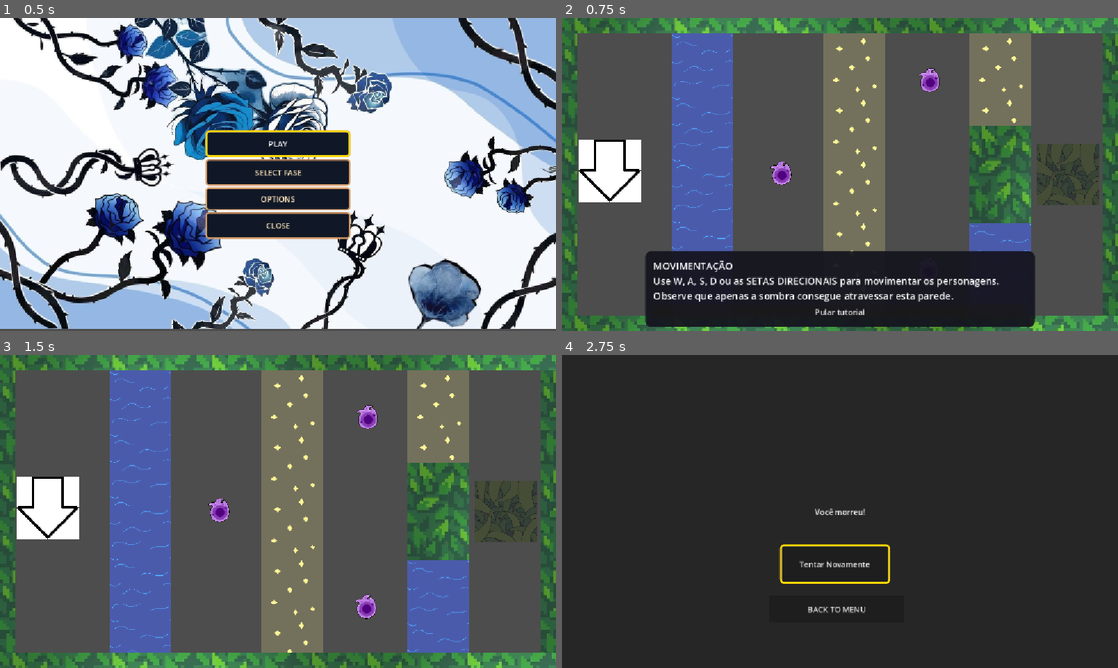
Above: before the commit, frames 1-4 (two rows, left to right).
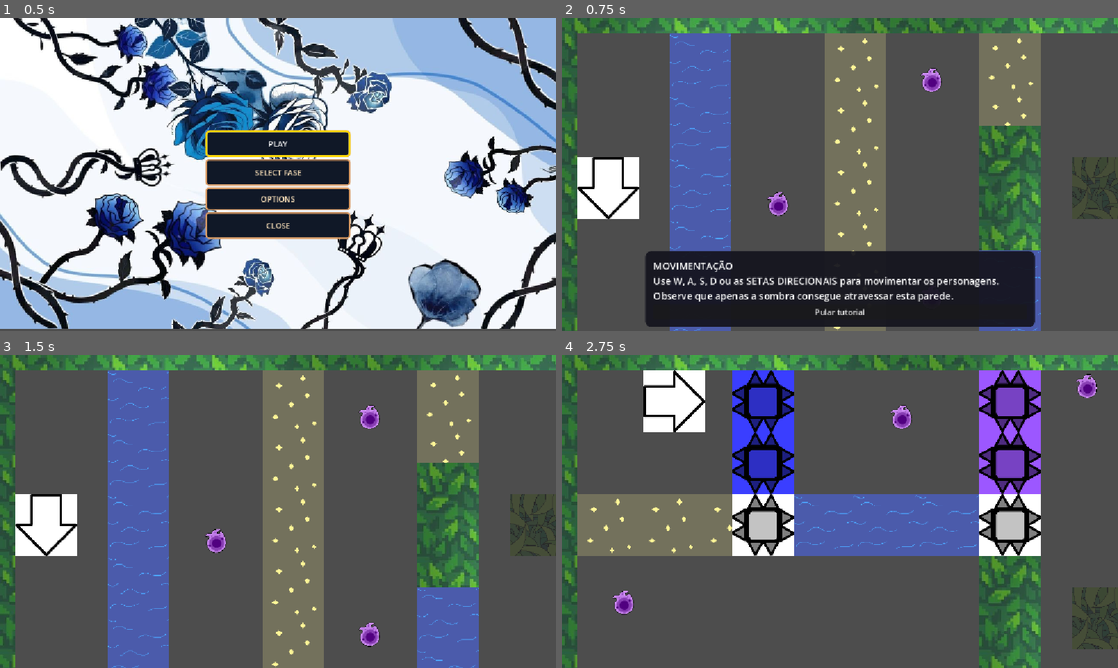
Above: after the commit, the same moments.

Repository: Equipe-Plasma/Switch-Shadow
Game: Godot game, scene res://menu/menu_principal/menu_principal.tscn
Two runs of this game, one before a commit and one after it. Both use one fixed random seed, a clock stepped at 60 frames per second and the inputs below.
Inputs:
- Up to frame 1 (0.5 s): no input
- Up to frame 2 (0.75 s): click "PLAY" at 0.5 s
- Up to frame 3 (1.5 s): click "Pular tutorial" at 1.25 s
- Up to frame 4 (2.75 s): tap Enter (proxima_fase) at 2 s; hold D (mover_direita) from 2.03 s (still down); hold Enter (proxima_fase) from 2.03 s (still down)

Frame 1 is identical in both runs. In frame 2, 15% of the frame differs, in the area x 0-100%, y 4-100%; in frame 3, 19%; in frame 4, 99%, in the area x 0-100%, y 0-100%.

Commit message:
Corrigir tamanho da tela

Diff:
--- /dev/null
+++ b/editor/tileMap/tile_map_layer.tscn
@@ -0,0 +1,9 @@
+[gd_scene format=3 uid="uid://dog8wvs0dxq3f"]
+
+[ext_resource type="Texture2D" uid="uid://bvnjxjr2krpva" path="res://assets/tileSets/chao.png" id="1_848ot"]
+
+[node name="TileMapLayer" type="TileMapLayer" unique_id=1673341342]
+
+[node name="Chao" type="Sprite2D" parent="." unique_id=1753853530]
+position = Vector2(32, 32)
+texture = ExtResource("1_848ot")
--- a/fase/fase 1/fase_1.tscn
+++ b/fase/fase 1/fase_1.tscn
@@ -17,68 +17,69 @@
 script = ExtResource("1_eb6rn")
 
 [node name="ParedeBloqueiaPlayer" parent="." unique_id=87217196 instance=ExtResource("4_ge8mc")]
-position = Vector2(291, 324)
-tamanho = Vector2(128, 584)
+position = Vector2(286.99997, 351.99997)
+tamanho = Vector2(128, 640)
 
 [node name="ParedeBloqueiaPlayer2" parent="." unique_id=1151557831 instance=ExtResource("4_ge8mc")]
-position = Vector2(908, 520)
+position = Vector2(928, 576)
 tamanho = Vector2(128, 192)
 
 [node name="MenuPausa" parent="." unique_id=1672884906 instance=ExtResource("11_01sd7")]
 
 [node name="PortalSaida" parent="." unique_id=1057710737 instance=ExtResource("12_01sd7")]
-position = Vector2(1048, 324)
-
-[node name="ParedeSuperior" parent="." unique_id=925734375 instance=ExtResource("10_01sd7")]
-position = Vector2(576, 16)
-collision_mask = 257
-tamanho = Vector2(1152, 32)
-
-[node name="ParedeInferior" parent="." unique_id=798641860 instance=ExtResource("10_01sd7")]
-position = Vector2(576, 632)
-collision_mask = 257
-tamanho = Vector2(1152, 32)
-
-[node name="ParedeEsquerda" parent="." unique_id=2053857815 instance=ExtResource("10_01sd7")]
-position = Vector2(16, 324)
-collision_mask = 257
-tamanho = Vector2(32, 584)
-
-[node name="ParedeDireita" parent="." unique_id=908784397 instance=ExtResource("10_01sd7")]
-position = Vector2(1136, 324)
-collision_mask = 257
-tamanho = Vector2(32, 584)
+position = Vector2(1120, 352)
 
 [node name="Parede" parent="." unique_id=867730286 instance=ExtResource("10_01sd7")]
-position = Vector2(908, 324)
-tamanho = Vector2(128, 200)
+position = Vector2(928, 352)
+tamanho = Vector2(128, 256)
 
 [node name="Sombra" parent="." unique_id=1092208446 instance=ExtResource("3_68bho")]
-position = Vector2(99, 316)
+position = Vector2(96, 352)
 textura_frente = ExtResource("3_nitit")
 textura_costas = ExtResource("4_13r4u")
 
 [node name="Player" parent="." unique_id=2008145688 instance=ExtResource("2_hffw0")]
-position = Vector2(99, 316)
+position = Vector2(96, 352)
 textura_frente = ExtResource("3_nitit")
 textura_costas = ExtResource("4_13r4u")
 
 [node name="Item" parent="." unique_id=1168481889 instance=ExtResource("10_0r7j3")]
-position = Vector2(455, 320)
+position = Vector2(448, 384)
 
 [node name="Item2" parent="." unique_id=1003667387 instance=ExtResource("10_0r7j3")]
-position = Vector2(759, 520)
+position = Vector2(766, 578)
 
 [node name="Item3" parent="." unique_id=720673298 instance=ExtResource("10_0r7j3")]
-position = Vector2(762, 128)
+position = Vector2(766, 128)
 
 [node name="ParedeBloqueiaSombra" parent="." unique_id=1779242448 instance=ExtResource("5_8t630")]
-position = Vector2(605, 324)
-tamanho = Vector2(128, 584)
+position = Vector2(608, 351.99997)
+tamanho = Vector2(128, 640)
 
 [node name="ParedeBloqueiaSombra2" parent="." unique_id=1022167895 instance=ExtResource("5_8t630")]
-position = Vector2(908, 128)
-tamanho = Vector2(128, 192)
+position = Vector2(928, 127.99999)
+scale = Vector2(1, 0.9504766)
+tamanho = Vector2(128, 202)
 
 [node name="TutorialInterativo" type="CanvasLayer" parent="." unique_id=521553675]
 script = ExtResource("12_ub1qc")
+
+[node name="ParedeSuperior" parent="." unique_id=925734375 instance=ExtResource("10_01sd7")]
+position = Vector2(640, 16)
+collision_mask = 257
+tamanho = Vector2(1280, 32)
+
+[node name="ParedeInferior" parent="." unique_id=869608408 instance=ExtResource("10_01sd7")]
+position = Vector2(640, 688)
+collision_mask = 257
+tamanho = Vector2(1280, 32)
+
+[node name="ParedeEsquerda" parent="." unique_id=2018894112 instance=ExtResource("10_01sd7")]
+position = Vector2(16, 352)
+collision_mask = 257
+tamanho = Vector2(32, 704)
+
+[node name="ParedeDireita" parent="." unique_id=1205848306 instance=ExtResource("10_01sd7")]
+position = Vector2(1264, 352)
+collision_mask = 257
+tamanho = Vector2(32, 704)
--- a/fase/fase 2/fase_2.tscn
+++ b/fase/fase 2/fase_2.tscn
@@ -24,77 +24,77 @@
 
 [node name="PortalSaida" parent="." unique_id=1057710737 instance=ExtResource("10_h04fk")]
 visibility_layer = 25
-position = Vector2(1009, 552)
+position = Vector2(1120, 544)
 
 [node name="Espinho" parent="." unique_id=1607689019 instance=ExtResource("12_xq10f")]
-position = Vector2(321, 96)
+position = Vector2(416, 96)
 tipo = 1
 
 [node name="Espinho2" parent="." unique_id=383088380 instance=ExtResource("12_xq10f")]
-position = Vector2(321, 224)
+position = Vector2(416, 224)
 tipo = 1
 
 [node name="Espinho3" parent="." unique_id=1267501935 instance=ExtResource("12_xq10f")]
-position = Vector2(321, 352)
+position = Vector2(416, 352)
 
 [node name="Espinho4" parent="." unique_id=1117738981 instance=ExtResource("12_xq10f")]
-position = Vector2(833, 96)
+position = Vector2(928, 96)
 tipo = 2
 
 [node name="Espinho5" parent="." unique_id=1799746374 instance=ExtResource("12_xq10f")]
-position = Vector2(833, 224)
+position = Vector2(928, 224)
 tipo = 2
 
 [node name="ParedeGeral5" parent="." unique_id=1712056793 instance=ExtResource("14_wvv7m")]
-position = Vector2(833, 516)
-tamanho = Vector2(128, 200)
+position = Vector2(928, 544)
+tamanho = Vector2(128, 256)
 
 [node name="Espinho6" parent="." unique_id=590456572 instance=ExtResource("12_xq10f")]
-position = Vector2(833, 352)
+position = Vector2(928, 352)
 
 [node name="ParedeBloqueiaPlayer" parent="." unique_id=2114099946 instance=ExtResource("7_67a0w")]
-position = Vector2(577.00006, 352.00003)
+position = Vector2(672, 352.00003)
 tamanho = Vector2(384, 128)
 
 [node name="ParedeSuperior" parent="." unique_id=925734375 instance=ExtResource("14_wvv7m")]
-position = Vector2(576, 16)
+position = Vector2(640, 16)
 collision_mask = 257
-tamanho = Vector2(1152, 32)
+tamanho = Vector2(1280, 32)
 
 [node name="ParedeInferior" parent="." unique_id=308745309 instance=ExtResource("14_wvv7m")]
-position = Vector2(576, 632)
+position = Vector2(640, 688)
 collision_mask = 257
-tamanho = Vector2(1152, 32)
+tamanho = Vector2(1280, 32)
 
 [node name="ParedeEsquerda" parent="." unique_id=1132105718 instance=ExtResource("14_wvv7m")]
-position = Vector2(16, 324)
+position = Vector2(16, 352)
 collision_mask = 257
-tamanho = Vector2(32, 584)
+tamanho = Vector2(32, 704)
 
 [node name="ParedeDireita" parent="." unique_id=434508186 instance=ExtResource("14_wvv7m")]
-position = Vector2(1136, 324)
+position = Vector2(1264, 352)
 collision_mask = 257
-tamanho = Vector2(32, 584)
+tamanho = Vector2(32, 704)
 
 [node name="Sombra" parent="." unique_id=1092208446 instance=ExtResource("2_wljo7")]
-position = Vector2(103, 103)
+position = Vector2(96, 96)
 textura_frente = ExtResource("3_jdyb1")
 textura_costas = ExtResource("4_783b1")
 
 [node name="Player" parent="." unique_id=2008145688 instance=ExtResource("2_s3f3q")]
-position = Vector2(103, 103)
+position = Vector2(96, 96)
 textura_frente = ExtResource("3_jdyb1")
 textura_costas = ExtResource("4_783b1")
 
 [node name="ParedeBloqueiaSombra" parent="." unique_id=87217196 instance=ExtResource("8_iaody")]
-position = Vector2(145, 352)
-tamanho = Vector2(224, 128)
+position = Vector2(192, 352)
+tamanho = Vector2(320, 128)
 
 [node name="Item" parent="." unique_id=1168481889 instance=ExtResource("12_wvv7m")]
-position = Vector2(145, 526)
+position = Vector2(128, 512)
 
 [node name="Item2" parent="." unique_id=1139266663 instance=ExtResource("12_wvv7m")]
-position = Vector2(580, 165)
+position = Vector2(704, 128)
 
 [node name="Item3" parent="." unique_id=105084357 instance=ExtResource("12_wvv7m")]
-position = Vector2(1010, 94)
+position = Vector2(1088, 64)
--- a/fase/fase 3/fase_3.tscn
+++ b/fase/fase 3/fase_3.tscn
@@ -16,42 +16,23 @@
 [node name="Fase3" type="Node2D" unique_id=1904190499]
 script = ExtResource("1_juws0")
 
-[node name="ParedeSuperior" parent="." unique_id=925734375 instance=ExtResource("7_186fb")]
-position = Vector2(576, 16)
+[node name="Parede1" parent="." unique_id=568618381 instance=ExtResource("7_186fb")]
+position = Vector2(928, 448)
 collision_mask = 257
-tamanho = Vector2(1152, 32)
-
-[node name="ParedeInferior" parent="." unique_id=1291424496 instance=ExtResource("7_186fb")]
-position = Vector2(576, 632)
-collision_mask = 257
-tamanho = Vector2(1152, 32)
-
-[node name="ParedeEsquerda" parent="." unique_id=1606992427 instance=ExtResource("7_186fb")]
-position = Vector2(16, 324)
-collision_mask = 257
-tamanho = Vector2(32, 584)
-
-[node name="ParedeDireita" parent="." unique_id=1324156465 instance=ExtResource("7_186fb")]
-position = Vector2(1136, 324)
-collision_mask = 257
-tamanho = Vector2(32, 584)
-
-[node name="Parede1" parent="." unique_id=568618381 instance=ExtResource("7_186fb")]
-position = Vector2(800, 388)
-collision_mask = 257
-tamanho = Vector2(128, 455)
+tamanho = Vector2(128, 448)
 
 [node name="MenuPausa" parent="." unique_id=1997559192 instance=ExtResource("11_bc3se")]
 
 [node name="Parede" parent="." unique_id=2073804678 instance=ExtResource("7_186fb")]
-position = Vector2(352, 260)
-tamanho = Vector2(128, 455)
+position = Vector2(352, 256)
+tamanho = Vector2(128, 448)
 
 [node name="ParedeBloqueiaPlayer" parent="." unique_id=789711005 instance=ExtResource("9_xrg14")]
-position = Vector2(800, 96)
+position = Vector2(928, 128)
+tamanho = Vector2(128, 192)
 
 [node name="Sombra_reversa" parent="." unique_id=1092208446 instance=ExtResource("7_jt35t")]
-position = Vector2(576, 324)
+position = Vector2(640, 352)
 
 [node name="PortalSaida" parent="." unique_id=1057710737 instance=ExtResource("11_ivr6t")]
 z_index = -1
@@ -59,31 +40,52 @@
 collision_mask = 3
 
 [node name="Item" parent="." unique_id=1168481889 instance=ExtResource("10_cckmw")]
-position = Vector2(160, 552)
+position = Vector2(128, 576)
 
 [node name="Item2" parent="." unique_id=1207616730 instance=ExtResource("10_cckmw")]
-position = Vector2(1006, 96)
+position = Vector2(1088, 64)
 
 [node name="Item3" parent="." unique_id=374578047 instance=ExtResource("10_cckmw")]
-position = Vector2(992, 513)
+position = Vector2(1088, 512)
 
 [node name="TelaVitoria" parent="." unique_id=62974723 instance=ExtResource("12_rnj18")]
 visible = false
 
 [node name="Player" parent="." unique_id=2008145688 instance=ExtResource("2_u8cfy")]
-position = Vector2(576, 324)
+position = Vector2(640, 352)
 textura_frente = ExtResource("3_wbtp5")
 textura_costas = ExtResource("4_mtigs")
 
 [node name="ParedeBloqueiaSombra" parent="." unique_id=87217196 instance=ExtResource("8_rnj18")]
-position = Vector2(352, 552)
+position = Vector2(352, 578)
+tamanho = Vector2(128, 196)
 
 [node name="ParedeBloqueiaSombra3" parent="." unique_id=110927228 instance=ExtResource("8_rnj18")]
-position = Vector2(160, 324)
+position = Vector2(160, 352)
 tamanho = Vector2(256, 128)
 
 [node name="ParedeBloqueiaSombra2" parent="." unique_id=1931084029 instance=ExtResource("8_rnj18")]
-position = Vector2(992, 324.00003)
+position = Vector2(1120, 352)
 tamanho = Vector2(256, 128)
 
+[node name="ParedeSuperior" parent="." unique_id=925734375 instance=ExtResource("7_186fb")]
+position = Vector2(640, 16)
+collision_mask = 257
+tamanho = Vector2(1280, 32)
+
+[node name="ParedeInferior" parent="." unique_id=126283360 instance=ExtResource("7_186fb")]
+position = Vector2(640, 688)
+collision_mask = 257
+tamanho = Vector2(1280, 32)
+
+[node name="ParedeEsquerda" parent="." unique_id=12367728 instance=ExtResource("7_186fb")]
+position = Vector2(16, 352)
+collision_mask = 257
+tamanho = Vector2(32, 704)
+
+[node name="ParedeDireita" parent="." unique_id=464818119 instance=ExtResource("7_186fb")]
+position = Vector2(1264, 352)
+collision_mask = 257
+tamanho = Vector2(32, 704)
+
 [connection signal="body_entered" from="PortalSaida" to="." method="_on_portal_saida_body_entered"]
--- a/fase/fase 4/fase_4.tscn
+++ b/fase/fase 4/fase_4.tscn
@@ -16,35 +16,19 @@
 [node name="Fase4" type="Node2D" unique_id=1904190499]
 script = ExtResource("1_pbl0i")
 
-[node name="ParedeSuperior" parent="." unique_id=925734375 instance=ExtResource("5_f4jru")]
-position = Vector2(576, 16)
-tamanho = Vector2(1152, 32)
-
-[node name="ParedeInferior" parent="." unique_id=1291424496 instance=ExtResource("5_f4jru")]
-position = Vector2(576, 632)
-tamanho = Vector2(1152, 32)
-
-[node name="ParedeEsquerda" parent="." unique_id=1606992427 instance=ExtResource("5_f4jru")]
-position = Vector2(16, 324)
-tamanho = Vector2(32, 584)
-
 [node name="ParedeBloqueiaPlayer" parent="." unique_id=87217196 instance=ExtResource("9_k1xjg")]
-position = Vector2(577, 434)
-tamanho = Vector2(285, 64)
-
-[node name="ParedeDireita" parent="." unique_id=1324156465 instance=ExtResource("5_f4jru")]
-position = Vector2(1136, 324)
-tamanho = Vector2(32, 584)
+position = Vector2(576, 512)
+tamanho = Vector2(320, 64)
 
 [node name="Parede1" parent="." unique_id=568618381 instance=ExtResource("5_f4jru")]
-position = Vector2(576, 213)
-tamanho = Vector2(285, 64)
+position = Vector2(576, 256)
+tamanho = Vector2(320, 64)
 
 [node name="MenuPausa" parent="." unique_id=1997559192 instance=ExtResource("6_utaux")]
 
 [node name="Parede" parent="." unique_id=2073804678 instance=ExtResource("5_f4jru")]
-position = Vector2(466, 295)
-tamanho = Vector2(64, 228)
+position = Vector2(448, 384)
+tamanho = Vector2(64, 192)
 
 [node name="PortalSaida" parent="." unique_id=1057710737 instance=ExtResource("11_1j6hm")]
 z_index = -1
@@ -55,56 +39,76 @@
 visible = false
 
 [node name="Espinho2" parent="." unique_id=1445958395 instance=ExtResource("11_m8htq")]
-position = Vector2(885, 225)
+position = Vector2(864, 224)
 tipo = 2
 
 [node name="Espinho3" parent="." unique_id=1822530800 instance=ExtResource("11_m8htq")]
-position = Vector2(885, 424)
+position = Vector2(864, 480)
 tipo = 1
 
 [node name="Espinho4" parent="." unique_id=517094697 instance=ExtResource("11_m8htq")]
-position = Vector2(885, 552)
+position = Vector2(864, 608)
 tipo = 1
 
 [node name="Espinho5" parent="." unique_id=834081665 instance=ExtResource("11_m8htq")]
-position = Vector2(885, 97)
+position = Vector2(864, 96)
 tipo = 2
 
 [node name="Parede2" parent="." unique_id=1532077451 instance=ExtResource("5_f4jru")]
-position = Vector2(687, 295)
-tamanho = Vector2(64, 228)
+position = Vector2(704, 384)
+tamanho = Vector2(64, 192)
 
 [node name="Espinho6" parent="." unique_id=1189106357 instance=ExtResource("11_m8htq")]
-position = Vector2(96, 371)
+position = Vector2(96, 416)
 tipo = 1
 
 [node name="Espinho7" parent="." unique_id=1838901400 instance=ExtResource("11_m8htq")]
-position = Vector2(277, 371)
+position = Vector2(288, 416)
 tipo = 1
 
 [node name="Espinho8" parent="." unique_id=1873589119 instance=ExtResource("11_m8htq")]
-position = Vector2(277, 552)
+position = Vector2(288, 608)
 tipo = 1
 
 [node name="Sombra_reversa" parent="." unique_id=1092208446 instance=ExtResource("7_olswn")]
-position = Vector2(576, 324)
+position = Vector2(577, 384)
 
 [node name="Player" parent="." unique_id=2008145688 instance=ExtResource("2_gerrx")]
-position = Vector2(576, 324)
+position = Vector2(577, 384)
 textura_frente = ExtResource("3_738o2")
 textura_costas = ExtResource("4_3vegh")
 
 [node name="Parede3" parent="." unique_id=823078784 instance=ExtResource("5_f4jru")]
-position = Vector2(920, 324)
-tamanho = Vector2(399, 71)
+position = Vector2(992, 352)
+tamanho = Vector2(512, 128)
 
 [node name="Item" parent="." unique_id=1168481889 instance=ExtResource("10_c6pif")]
-position = Vector2(96, 552)
+position = Vector2(128, 576)
 
 [node name="Item2" parent="." unique_id=1207616730 instance=ExtResource("10_c6pif")]
-position = Vector2(1042, 159)
+position = Vector2(1088, 192)
 
 [node name="Item3" parent="." unique_id=374578047 instance=ExtResource("10_c6pif")]
-position = Vector2(1044, 487)
+position = Vector2(1094, 512)
+
+[node name="ParedeSuperior" parent="." unique_id=925734375 instance=ExtResource("5_f4jru")]
+position = Vector2(640, 16)
+collision_mask = 257
+tamanho = Vector2(1280, 32)
+
+[node name="ParedeInferior" parent="." unique_id=1733833003 instance=ExtResource("5_f4jru")]
+position = Vector2(640, 688)
+collision_mask = 257
+tamanho = Vector2(1280, 32)
+
+[node name="ParedeEsquerda" parent="." unique_id=2035400977 instance=ExtResource("5_f4jru")]
+position = Vector2(16, 352)
+collision_mask = 257
+tamanho = Vector2(32, 704)
+
+[node name="ParedeDireita" parent="." unique_id=2062946021 instance=ExtResource("5_f4jru")]
+position = Vector2(1264, 352)
+collision_mask = 257
+tamanho = Vector2(32, 704)
 
 [connection signal="body_entered" from="PortalSaida" to="." method="_on_portal_saida_body_entered"]
--- a/fase/fase 5/fase_5.tscn
+++ b/fase/fase 5/fase_5.tscn
@@ -16,22 +16,6 @@
 
 [node name="Fase5" type="Node2D" unique_id=1904190499]
 script = ExtResource("1_t14bc")
-
-[node name="ParedeSuperior" parent="." unique_id=925734375 instance=ExtResource("5_3rfw7")]
-position = Vector2(576, 16)
-tamanho = Vector2(1152, 32)
-
-[node name="ParedeInferior" parent="." unique_id=1291424496 instance=ExtResource("5_3rfw7")]
-position = Vector2(576, 632)
-tamanho = Vector2(1152, 32)
-
-[node name="ParedeEsquerda" parent="." unique_id=1606992427 instance=ExtResource("5_3rfw7")]
-position = Vector2(16, 324)
-tamanho = Vector2(32, 584)
-
-[node name="ParedeDireita" parent="." unique_id=1324156465 instance=ExtResource("5_3rfw7")]
-position = Vector2(1136, 324)
-tamanho = Vector2(32, 584)
 
 [node name="ParedeBloqueiaPlayer" parent="." unique_id=1680933943 instance=ExtResource("13_s0d1o")]
 position = Vector2(673, 324)
@@ -98,4 +82,24 @@
 [node name="Item3" parent="." unique_id=374578047 instance=ExtResource("8_honrr")]
 position = Vector2(1028, 156)
 
+[node name="ParedeSuperior" parent="." unique_id=925734375 instance=ExtResource("5_3rfw7")]
+position = Vector2(640, 16)
+collision_mask = 257
+tamanho = Vector2(1280, 32)
+
+[node name="ParedeInferior" parent="." unique_id=1342310839 instance=ExtResource("5_3rfw7")]
+position = Vector2(640, 688)
+collision_mask = 257
+tamanho = Vector2(1280, 32)
+
+[node name="ParedeEsquerda" parent="." unique_id=2100002147 instance=ExtResource("5_3rfw7")]
+position = Vector2(16, 352)
+collision_mask = 257
+tamanho = Vector2(32, 704)
+
+[node name="ParedeDireita" parent="." unique_id=1965936030 instance=ExtResource("5_3rfw7")]
+position = Vector2(1264, 352)
+collision_mask = 257
+tamanho = Vector2(32, 704)
+
 [connection signal="body_entered" from="PortalSaida" to="." method="_on_portal_saida_body_entered"]
--- a/fase/fase 6/fase_6.tscn
+++ b/fase/fase 6/fase_6.tscn
@@ -42,30 +42,10 @@
 [node name="PortalSaida" parent="." unique_id=1057710737 instance=ExtResource("10_cpu0a")]
 position = Vector2(1056, 324)
 
-[node name="ParedeSuperior" parent="." unique_id=925734375 instance=ExtResource("11_r8jtf")]
-position = Vector2(576, 16)
-collision_mask = 257
-tamanho = Vector2(1152, 32)
-
-[node name="ParedeInferior" parent="." unique_id=798641860 instance=ExtResource("11_r8jtf")]
-position = Vector2(576, 632)
-collision_mask = 257
-tamanho = Vector2(1152, 32)
-
-[node name="ParedeEsquerda" parent="." unique_id=2053857815 instance=ExtResource("11_r8jtf")]
-position = Vector2(16, 324)
-collision_mask = 257
-tamanho = Vector2(32, 584)
-
 [node name="Player" parent="." unique_id=2008145688 instance=ExtResource("2_1rmr3")]
 position = Vector2(158, 487)
 textura_frente = ExtResource("3_6ftr1")
 textura_costas = ExtResource("4_0lev4")
-
-[node name="ParedeDireita" parent="." unique_id=908784397 instance=ExtResource("11_r8jtf")]
-position = Vector2(1136, 324)
-collision_mask = 257
-tamanho = Vector2(32, 584)
 
 [node name="ParedeAlternada2" parent="." unique_id=1462242306 instance=ExtResource("10_djctm")]
 position = Vector2(316, 162)
@@ -95,3 +75,23 @@
 
 [node name="Item3" parent="." unique_id=720673298 instance=ExtResource("8_gkdwm")]
 position = Vector2(714, 486)
+
+[node name="ParedeSuperior" parent="." unique_id=925734375 instance=ExtResource("11_r8jtf")]
+position = Vector2(640, 16)
+collision_mask = 257
+tamanho = Vector2(1280, 32)
+
+[node name="ParedeInferior" parent="." unique_id=904340802 instance=ExtResource("11_r8jtf")]
+position = Vector2(640, 688)
+collision_mask = 257
+tamanho = Vector2(1280, 32)
+
+[node name="ParedeEsquerda" parent="." unique_id=1429603257 instance=ExtResource("11_r8jtf")]
+position = Vector2(16, 352)
+collision_mask = 257
+tamanho = Vector2(32, 704)
+
+[node name="ParedeDireita" parent="." unique_id=1060773460 instance=ExtResource("11_r8jtf")]
+position = Vector2(1264, 352)
+collision_mask = 257
+tamanho = Vector2(32, 704)
--- a/fase/fase 7/fase_7.tscn
+++ b/fase/fase 7/fase_7.tscn
@@ -29,26 +29,6 @@
 
 [node name="PortalSaida" parent="." unique_id=1057710737 instance=ExtResource("8_2ew01")]
 position = Vector2(1011, 134)
-
-[node name="ParedeSuperior" parent="." unique_id=925734375 instance=ExtResource("9_mglbt")]
-position = Vector2(576, 16)
-collision_mask = 257
-tamanho = Vector2(1152, 32)
-
-[node name="ParedeInferior" parent="." unique_id=798641860 instance=ExtResource("9_mglbt")]
-position = Vector2(576, 632)
-collision_mask = 257
-tamanho = Vector2(1152, 32)
-
-[node name="ParedeEsquerda" parent="." unique_id=2053857815 instance=ExtResource("9_mglbt")]
-position = Vector2(16, 324)
-collision_mask = 257
-tamanho = Vector2(32, 584)
-
-[node name="ParedeDireita" parent="." unique_id=908784397 instance=ExtResource("9_mglbt")]
-position = Vector2(1136, 324)
-collision_mask = 257
-tamanho = Vector2(32, 584)
 
 [node name="Sombra_reversa" parent="." unique_id=1092208446 instance=ExtResource("10_vgkgr")]
 position = Vector2(358, 358)
@@ -123,3 +103,23 @@
 [node name="ParedeBloqueiaSombra5" parent="." unique_id=1457875701 instance=ExtResource("12_0pwnx")]
 position = Vector2(832, 540)
 tamanho = Vector2(32, 152)
+
+[node name="ParedeSuperior" parent="." unique_id=925734375 instance=ExtResource("9_mglbt")]
+position = Vector2(640, 16)
+collision_mask = 257
+tamanho = Vector2(1280, 32)
+
+[node name="ParedeInferior" parent="." unique_id=1927026565 instance=ExtResource("9_mglbt")]
+position = Vector2(640, 688)
+collision_mask = 257
+tamanho = Vector2(1280, 32)
+
+[node name="ParedeEsquerda" parent="." unique_id=246718404 instance=ExtResource("9_mglbt")]
+position = Vector2(16, 352)
+collision_mask = 257
+tamanho = Vector2(32, 704)
+
+[node name="ParedeDireita" parent="." unique_id=399272181 instance=ExtResource("9_mglbt")]
+position = Vector2(1264, 352)
+collision_mask = 257
+tamanho = Vector2(32, 704)
--- a/fase/fase 8/fase_8.tscn
+++ b/fase/fase 8/fase_8.tscn
@@ -25,26 +25,6 @@
 
 [node name="PortalSaida" parent="." unique_id=1057710737 instance=ExtResource("8_2ew01")]
 position = Vector2(565, 313)
-
-[node name="ParedeSuperior" parent="." unique_id=925734375 instance=ExtResource("9_mglbt")]
-position = Vector2(576, 16)
-collision_mask = 257
-tamanho = Vector2(1152, 32)
-
-[node name="ParedeInferior" parent="." unique_id=798641860 instance=ExtResource("9_mglbt")]
-position = Vector2(576, 632)
-collision_mask = 257
-tamanho = Vector2(1152, 32)
-
-[node name="ParedeEsquerda" parent="." unique_id=2053857815 instance=ExtResource("9_mglbt")]
-position = Vector2(16, 324)
-collision_mask = 257
-tamanho = Vector2(32, 584)
-
-[node name="ParedeDireita" parent="." unique_id=908784397 instance=ExtResource("9_mglbt")]
-position = Vector2(1136, 324)
-collision_mask = 257
-tamanho = Vector2(32, 584)
 
 [node name="ParedeAntiTroca" parent="." unique_id=651491399 instance=ExtResource("10_t8rpf")]
 position = Vector2(1045, 541)
@@ -100,3 +80,23 @@
 
 [node name="Item3" parent="." unique_id=1165220140 instance=ExtResource("6_1n14e")]
 position = Vector2(847, 318)
+
+[node name="ParedeSuperior" parent="." unique_id=925734375 instance=ExtResource("9_mglbt")]
+position = Vector2(640, 16)
+collision_mask = 257
+tamanho = Vector2(1280, 32)
+
+[node name="ParedeInferior" parent="." unique_id=2030951774 instance=ExtResource("9_mglbt")]
+position = Vector2(640, 688)
+collision_mask = 257
+tamanho = Vector2(1280, 32)
+
+[node name="ParedeEsquerda" parent="." unique_id=1519121802 instance=ExtResource("9_mglbt")]
+position = Vector2(16, 352)
+collision_mask = 257
+tamanho = Vector2(32, 704)
+
+[node name="ParedeDireita" parent="." unique_id=115548886 instance=ExtResource("9_mglbt")]
+position = Vector2(1264, 352)
+collision_mask = 257
+tamanho = Vector2(32, 704)
Binary file added: assets/tileSets/chao.png
Not shown, added: assets/tileSets/chao.png.import
Not shown, removed: assets/Tile-64x64-b7eb.resprite
